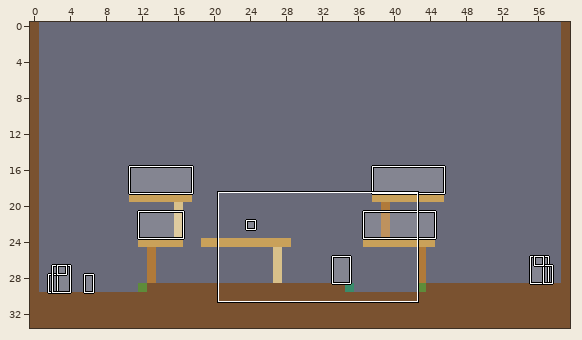
LDtk project, stored at editor/fixtures/ldtk-verdant/world.ldtk. The picture above shows the old version from afar; the outline marks the close-up.
Close-up. As it was:
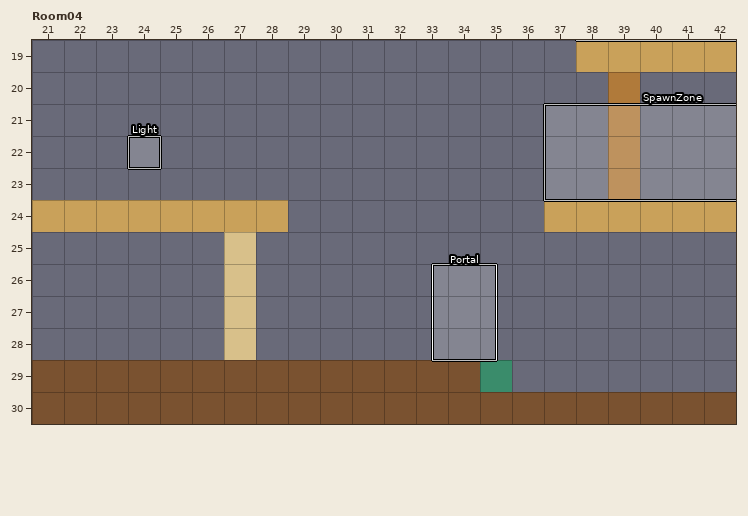
Cells are 16x16 px. Shown: Room04 x 21..42, y 19..30. The commit also changed other parts of the map, which this record leaves out.
And afterwards:
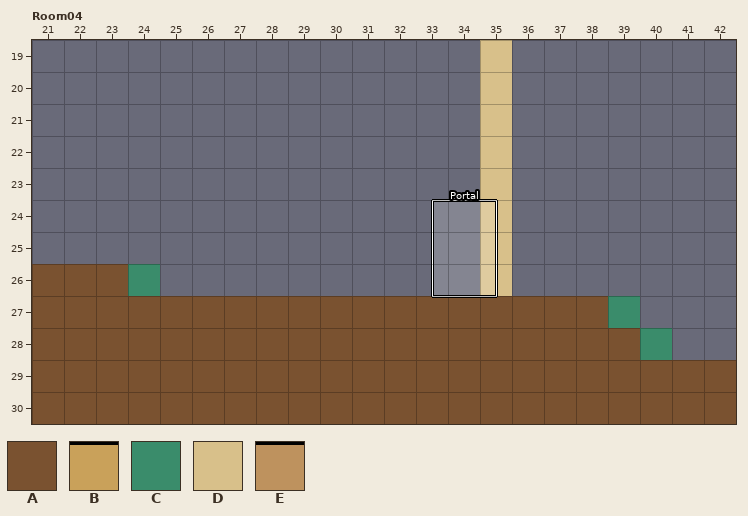
Key: from "Collision": A 1 "solid", B 2 "oneWay", C 4 "slopeDown", D 5 "rope", E 6 "ladder".
_ is an empty cell, . an unchanged one.
Objects are placed by their top-left corner, in cells (3,4 is the top-left corner of cell 3,4); size is 1x1 cell unless given.
Diff:
--- layer "Collision"
@@ x 21..42 @@
-19 .............._..BBBBB
-20 .............._...E...
-21 .............._...E...
-22 .............._...E...
-23 .............._...E...
-24 BBBBBBBB......_.BBBBBB
-25 ......D......._.......
-26 ____..D......._.......
-27 ______D____________...
-28 ______D_____________..
-29 ..............C_______
+19 ..............D.._____
+20 ..............D..._...
+21 ..............D..._...
+22 ..............D..._...
+23 ..............D..._...
+24 ________......D.______
+25 ......_.......D.......
+26 AAAC.._.......D.......
+27 AAAAAAAAAAAAAAAAAAC...
+28 AAAAAAAAAAAAAAAAAAAC..
+29 ..............AAAAAAAA
--- layer "Entities"
-"Portal" rectangle at 33.5,26 size 2x3
+"Portal" rectangle at 33.5,24 size 2x3
-"SpawnZone" rectangle at 37,21 size 8x3
-"Light" rectangle at 24,22
